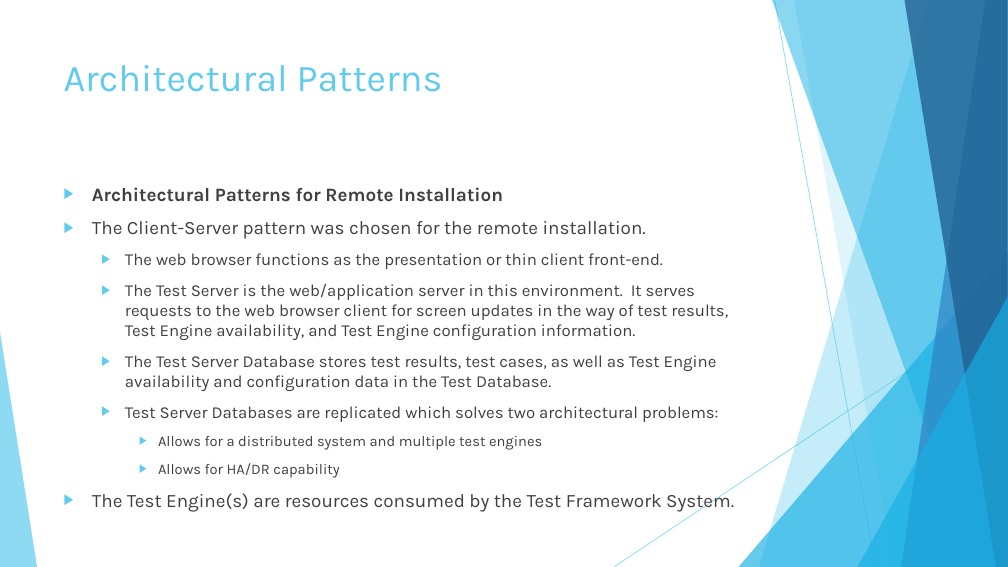
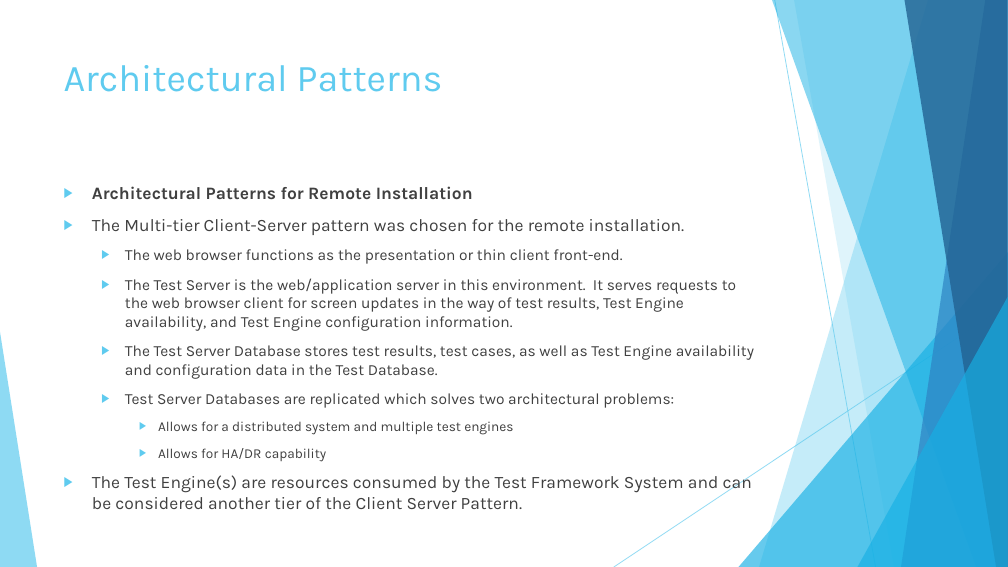
Before and after one commit to KodeFu/cse682, a slide deck: slide 33 of Test Framework Final Presentation.pptx. Drawn at 1008x567 pixels with LibreOffice and Linux fonts; fonts in the diff are those of the drawing. Boxes give left, top, right and bottom in pixels: in the first picture for what was removed or moved away, otherwise in the second. Text is boxed around its words. In the diff, an @@ line names an element or a change of style, - is before the commit and + after.

```diff
--- a/Test Framework Final Presentation.pptx
+++ b/Test Framework Final Presentation.pptx
@@ text at (92, 186, 754, 462): size 18 to 16.6 pt in "Architectural Patterns for Remote Installation"; size 16 to 14.8 pt in "The web browser functions as the presentation ...", "The Test Server is the web/application server ...", "The Test Server Database stores test results, ...", "Test Server Databases are replicated which solves ..."; size 14 to 12.9 pt in "Allows for a distributed system and multiple ...", "Allows for HA/DR capability" @@
@@ text at (92, 219, 685, 235): text changed; size 18 to 16.6 pt @@
-▶ The Client-Server pattern was chosen for the remote installation.
+▶ The Multi-tier Client-Server pattern was chosen for the remote installation.
@@ text at (92, 475, 752, 509): text changed; size 18 to 16.6 pt @@
-▶ The Test Engine(s) are resources consumed by the Test Framework System.
+▶ The Test Engine(s) are resources consumed by the Test Framework System and can be considered another tier of the Client Server Pattern.
```
Also in this commit, not shown: 5 other slides changed, 2 other files.
